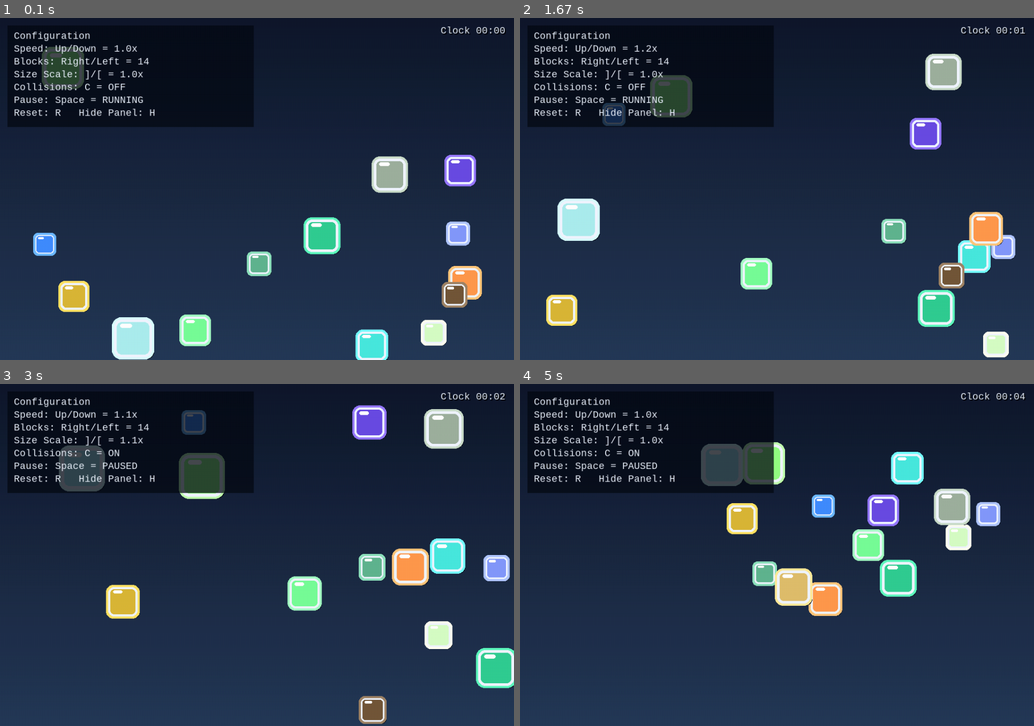
Above: before the commit, frames 1-4 (two rows, left to right).
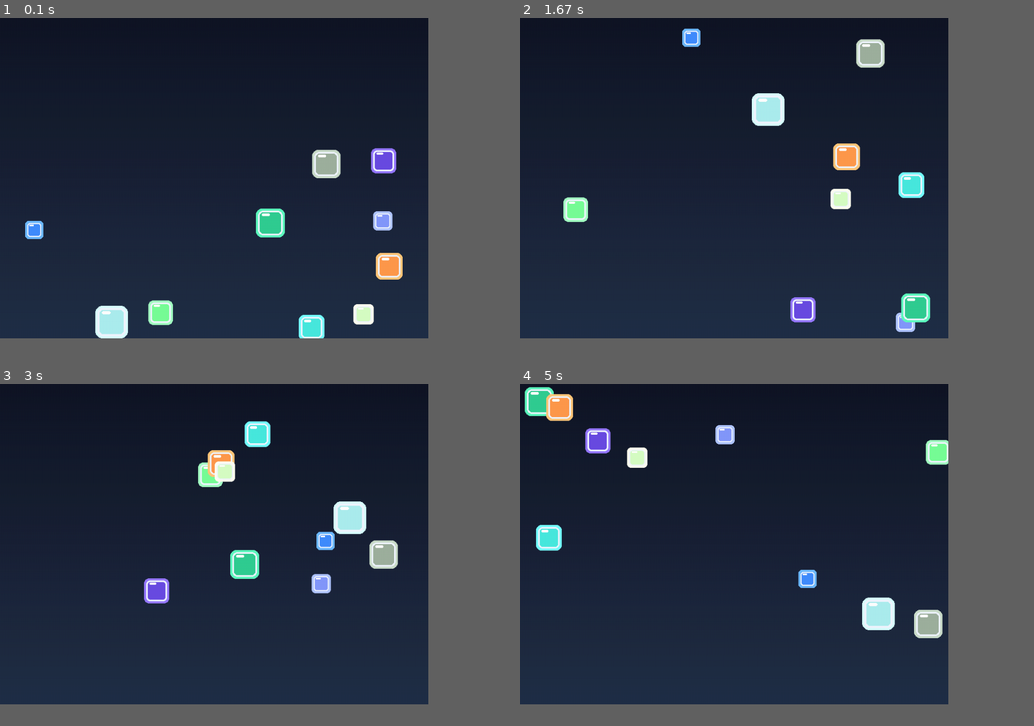
Above: after the commit, the same moments.

Repository: JustinDCosta/lab10-updated-pygame
Game: pygame game, started from main.py
Two runs of this game, one before a commit and one after it. Both use one fixed random seed, a clock stepped at 60 frames per second and the inputs below.
Inputs:
- Up to frame 1 (0.1 s): no input
- Up to frame 2 (1.67 s): tap C at 0.33, 0.82 s; hold Right 0.67-1.13 s; tap Space at 0.73, 1.03, 1.23, 1.57 s; hold R 1.17-1.47 s; hold Up 1.17-1.47 s; hold Up from 1.5 s (still down)
- Up to frame 3 (3 s): release Up at 1.8 s; hold Right 1.83-2.3 s; tap Space at 1.9, 2.2, 2.4, 2.7, 2.97 s; tap C at 1.98 s; hold Left 2.33-2.87 s; hold  from 2.9 s (still down); hold Down from 2.9 s (still down)
- Up to frame 4 (5 s): release  at 3.2 s; release Down at 3.2 s; hold - 3.23-3.53 s; hold Down 3.23-3.53 s; tap Space at 3.3, 3.63, 3.97, 4.27, 4.4, 4.8 s; tap C at 3.38, 4.48 s; hold Down 3.57-3.87 s; hold Left 3.9-4.3 s; hold Up 4.33-4.7 s; hold Right from 4.73 s (still down)
In our replay, the window is 900x600 before the commit and 750x562 after it. These sizes can differ from the game's own. Grey fills any space a smaller window leaves; there, only what the larger window draws over its background counts as a difference.

The runs differ from the first frame. In frame 1, 18% of the frame differs, in the area x 2-100%, y 0-100%; in frame 2, 18%; in frame 3, 19%; in frame 4, 19%.

Commit message:
Revert app to pre-config baseline

Diff:
--- a/main.py
+++ b/main.py
@@ -1,4 +1,4 @@
-"""Pygame app with configurable moving blocks, clock, and optional collisions."""
+"""Pygame app that renders 10 squares moving with random drift and edge bounce."""
 
 from __future__ import annotations
 
@@ -7,43 +7,23 @@
 
 import pygame
 
-SCREEN_WIDTH: int = 960
-SCREEN_HEIGHT: int = 640
-BG_TOP_COLOR: tuple[int, int, int] = (16, 24, 44)
-BG_BOTTOM_COLOR: tuple[int, int, int] = (38, 58, 88)
+SCREEN_WIDTH: int = 800
+SCREEN_HEIGHT: int = 600
+BG_TOP_COLOR: tuple[int, int, int] = (18, 22, 38)
+BG_BOTTOM_COLOR: tuple[int, int, int] = (34, 48, 72)
 FPS: int = 60
 
-SQUARE_COUNT: int = 14
-MIN_SQUARE_COUNT: int = 2
-MAX_SQUARE_COUNT: int = 80
-
-SQUARE_SIZE: int = 42
-SQUARE_MIN_SIZE: int = 24
-SQUARE_MAX_SIZE: int = 72
-MAX_RENDER_SIZE: int = SQUARE_MAX_SIZE * 2
+SQUARE_COUNT: int = 10
+SQUARE_SIZE: int = 30
+SQUARE_MIN_SIZE: int = 18
+SQUARE_MAX_SIZE: int = 54
 SQUARE_BORDER_COLOR: tuple[int, int, int] = (240, 246, 255)
-
 SPEED_MIN: int = 1
 SPEED_MAX: int = 4
-VELOCITY_CAP: float = 8.0
-
-SPEED_SCALE_MIN: float = 0.2
-SPEED_SCALE_MAX: float = 3.0
-SPEED_SCALE_STEP: float = 0.1
-
 COLOR_MIN: int = 50
 COLOR_MAX: int = 255
-
 DRIFT_CHANCE: float = 0.05
 DRIFT_DELTA: float = 0.5
-
-SIZE_SCALE_MIN: float = 0.6
-SIZE_SCALE_MAX: float = 2.0
-SIZE_SCALE_STEP: float = 0.1
-
-HUD_BG_COLOR: tuple[int, int, int, int] = (6, 10, 20, 190)
-HUD_TEXT_COLOR: tuple[int, int, int] = (235, 242, 252)
-HUD_SHADOW_COLOR: tuple[int, int, int] = (0, 0, 0)
 
 
 @dataclass
@@ -56,32 +36,6 @@
     vy: float
     color: tuple[int, int, int]
     size: int = SQUARE_SIZE
-    base_size: int = 0
-
-    def __post_init__(self) -> None:
-        if self.base_size <= 0:
-            self.base_size = self.size
-
-
-@dataclass
-class AppConfig:
-    """Runtime controls that can be changed from keyboard input."""
-
-    speed_multiplier: float = 1.0
-    target_count: int = SQUARE_COUNT
-    size_scale: float = 1.0
-    collisions_enabled: bool = False
-    show_overlay: bool = True
-    paused: bool = False
-
-
-def _clamp(value: float, low: float, high: float) -> float:
-    return max(low, min(high, value))
-
-
-def _clamp_position(square: Square) -> None:
-    square.x = _clamp(square.x, 0, SCREEN_WIDTH - square.size)
-    square.y = _clamp(square.y, 0, SCREEN_HEIGHT - square.size)
 
 
 def create_random_square() -> Square:
@@ -96,30 +50,12 @@
         random.randint(COLOR_MIN, COLOR_MAX),
         random.randint(COLOR_MIN, COLOR_MAX),
     )
-    return Square(x=x, y=y, vx=vx, vy=vy, color=color, size=size, base_size=size)
+    return Square(x=x, y=y, vx=vx, vy=vy, color=color, size=size)
 
 
 def create_squares(count: int) -> list[Square]:
     """Create a list of random squares."""
     return [create_random_square() for _ in range(count)]
-
-
-def sync_square_count(squares: list[Square], target_count: int) -> None:
-    """Grow or shrink the square list to match the target count."""
-    normalized_target = int(_clamp(target_count, MIN_SQUARE_COUNT, MAX_SQUARE_COUNT))
-    while len(squares) < normalized_target:
-        squares.append(create_random_square())
-    while len(squares) > normalized_target:
-        squares.pop()
-
-
-def apply_size_scale(squares: list[Square], size_scale: float) -> None:
-    """Resize squares based on the configured size scale."""
-    scale = _clamp(size_scale, SIZE_SCALE_MIN, SIZE_SCALE_MAX)
-    for square in squares:
-        scaled_size = int(round(square.base_size * scale))
-        square.size = int(_clamp(scaled_size, SQUARE_MIN_SIZE, MAX_RENDER_SIZE))
-        _clamp_position(square)
 
 
 def _apply_boundary(square: Square) -> None:
@@ -138,85 +74,26 @@
         square.vy *= -1
 
 
-def _squares_overlap(a: Square, b: Square) -> bool:
-    return (
-        a.x < b.x + b.size
-        and a.x + a.size > b.x
-        and a.y < b.y + b.size
-        and a.y + a.size > b.y
-    )
-
-
-def _resolve_pair_collision(a: Square, b: Square) -> None:
-    if not _squares_overlap(a, b):
-        return
-
-    overlap_x = min(a.x + a.size - b.x, b.x + b.size - a.x)
-    overlap_y = min(a.y + a.size - b.y, b.y + b.size - a.y)
-    if overlap_x <= 0 or overlap_y <= 0:
-        return
-
-    if overlap_x < overlap_y:
-        separation = overlap_x / 2
-        if a.x < b.x:
-            a.x -= separation
-            b.x += separation
-        else:
-            a.x += separation
-            b.x -= separation
-        a.vx, b.vx = b.vx, a.vx
-    else:
-        separation = overlap_y / 2
-        if a.y < b.y:
-            a.y -= separation
-            b.y += separation
-        else:
-            a.y += separation
-            b.y -= separation
-        a.vy, b.vy = b.vy, a.vy
-
-    _clamp_position(a)
-    _clamp_position(b)
-
-
-def resolve_collisions(squares: list[Square]) -> None:
-    """Resolve collisions across all square pairs."""
-    for i in range(len(squares) - 1):
-        for j in range(i + 1, len(squares)):
-            _resolve_pair_collision(squares[i], squares[j])
-
-
-def update_square(square: Square, speed_multiplier: float = 1.0) -> None:
+def update_square(square: Square) -> None:
     """Advance one square by one frame."""
-    speed = _clamp(speed_multiplier, SPEED_SCALE_MIN, SPEED_SCALE_MAX)
-    square.x += square.vx * speed
-    square.y += square.vy * speed
+    square.x += square.vx
+    square.y += square.vy
 
     if random.random() < DRIFT_CHANCE:
         square.vx += random.uniform(-DRIFT_DELTA, DRIFT_DELTA)
         square.vy += random.uniform(-DRIFT_DELTA, DRIFT_DELTA)
-        square.vx = _clamp(square.vx, -VELOCITY_CAP, VELOCITY_CAP)
-        square.vy = _clamp(square.vy, -VELOCITY_CAP, VELOCITY_CAP)
 
     _apply_boundary(square)
 
 
-def update_squares(
-    squares: list[Square],
-    speed_multiplier: float = 1.0,
-    collisions_enabled: bool = False,
-) -> None:
+def update_squares(squares: list[Square]) -> None:
     """Update all squares each frame."""
     for square in squares:
-        update_square(square, speed_multiplier)
-
-    if collisions_enabled:
-        resolve_collisions(squares)
+        update_square(square)
 
 
-def build_gradient_surface() -> pygame.Surface:
-    """Create a reusable vertical gradient background surface."""
-    gradient = pygame.Surface((SCREEN_WIDTH, SCREEN_HEIGHT))
+def draw_background(screen: pygame.Surface) -> None:
+    """Render a vertical color gradient background."""
     for y in range(SCREEN_HEIGHT):
         ratio = y / max(SCREEN_HEIGHT - 1, 1)
         color = (
@@ -224,19 +101,12 @@
             int(BG_TOP_COLOR[1] + (BG_BOTTOM_COLOR[1] - BG_TOP_COLOR[1]) * ratio),
             int(BG_TOP_COLOR[2] + (BG_BOTTOM_COLOR[2] - BG_TOP_COLOR[2]) * ratio),
         )
-        pygame.draw.line(gradient, color, (0, y), (SCREEN_WIDTH, y))
-    return gradient
-
-
-def draw_background(screen: pygame.Surface, gradient: pygame.Surface) -> None:
-    """Draw the precomputed gradient background."""
-    screen.blit(gradient, (0, 0))
+        pygame.draw.line(screen, color, (0, y), (SCREEN_WIDTH, y))
 
 
 def draw_square(screen: pygame.Surface, square: Square) -> None:
     """Draw one square."""
     rect = pygame.Rect(int(square.x), int(square.y), square.size, square.size)
-    shadow_rect = rect.move(4, 4)
     glow_rect = rect.inflate(8, 8)
     glow_color = (
         min(square.color[0] + 45, 255),
@@ -244,7 +114,6 @@
         min(square.color[2] + 45, 255),
     )
 
-    pygame.draw.rect(screen, (10, 14, 24), shadow_rect, border_radius=max(square.size // 5, 3))
     pygame.draw.rect(screen, glow_color, glow_rect, border_radius=max(square.size // 4, 4))
     pygame.draw.rect(screen, square.color, rect, border_radius=max(square.size // 5, 3))
     pygame.draw.rect(
@@ -270,132 +139,24 @@
         draw_square(screen, square)
 
 
-def _format_elapsed_time(ms: int) -> str:
-    total_seconds = ms // 1000
-    minutes = total_seconds // 60
-    seconds = total_seconds % 60
-    return f"{minutes:02d}:{seconds:02d}"
-
-
-def draw_clock(screen: pygame.Surface, font: pygame.font.Font, elapsed_ms: int) -> None:
-    """Draw running clock in the upper-right corner."""
-    label = font.render(f"Clock { _format_elapsed_time(elapsed_ms) }", True, HUD_TEXT_COLOR)
-    shadow = font.render(f"Clock { _format_elapsed_time(elapsed_ms) }", True, HUD_SHADOW_COLOR)
-    rect = label.get_rect(topright=(SCREEN_WIDTH - 16, 14))
-    screen.blit(shadow, rect.move(2, 2))
-    screen.blit(label, rect)
-
-
-def draw_overlay(
-    screen: pygame.Surface,
-    font: pygame.font.Font,
-    config: AppConfig,
-    square_count: int,
-) -> None:
-    """Render the in-window configuration panel."""
-    panel = pygame.Surface((460, 190), pygame.SRCALPHA)
-    panel.fill(HUD_BG_COLOR)
-    screen.blit(panel, (14, 14))
-
-    collision_text = "ON" if config.collisions_enabled else "OFF"
-    pause_text = "PAUSED" if config.paused else "RUNNING"
-    lines = [
-        "Configuration",
-        f"Speed: Up/Down = {config.speed_multiplier:.1f}x",
-        f"Blocks: Right/Left = {square_count}",
-        f"Size Scale: ]/[ = {config.size_scale:.1f}x",
-        f"Collisions: C = {collision_text}",
-        f"Pause: Space = {pause_text}",
-        "Reset: R   Hide Panel: H",
-    ]
-
-    line_y = 24
-    for text in lines:
-        rendered = font.render(text, True, HUD_TEXT_COLOR)
-        screen.blit(rendered, (26, line_y))
-        line_y += 24
-
-
-def handle_keydown(key: int, config: AppConfig) -> None:
-    """Apply keyboard controls to runtime configuration."""
-    if key == pygame.K_UP:
-        config.speed_multiplier = round(
-            _clamp(config.speed_multiplier + SPEED_SCALE_STEP, SPEED_SCALE_MIN, SPEED_SCALE_MAX),
-            1,
-        )
-    elif key == pygame.K_DOWN:
-        config.speed_multiplier = round(
-            _clamp(config.speed_multiplier - SPEED_SCALE_STEP, SPEED_SCALE_MIN, SPEED_SCALE_MAX),
-            1,
-        )
-    elif key == pygame.K_RIGHT:
-        config.target_count = int(_clamp(config.target_count + 1, MIN_SQUARE_COUNT, MAX_SQUARE_COUNT))
-    elif key == pygame.K_LEFT:
-        config.target_count = int(_clamp(config.target_count - 1, MIN_SQUARE_COUNT, MAX_SQUARE_COUNT))
-    elif key in (pygame.K_RIGHTBRACKET, pygame.K_EQUALS, pygame.K_KP_PLUS):
-        config.size_scale = round(
-            _clamp(config.size_scale + SIZE_SCALE_STEP, SIZE_SCALE_MIN, SIZE_SCALE_MAX),
-            1,
-        )
-    elif key in (pygame.K_LEFTBRACKET, pygame.K_MINUS, pygame.K_KP_MINUS):
-        config.size_scale = round(
-            _clamp(config.size_scale - SIZE_SCALE_STEP, SIZE_SCALE_MIN, SIZE_SCALE_MAX),
-            1,
-        )
-    elif key == pygame.K_c:
-        config.collisions_enabled = not config.collisions_enabled
-    elif key == pygame.K_h:
-        config.show_overlay = not config.show_overlay
-    elif key == pygame.K_SPACE:
-        config.paused = not config.paused
-    elif key == pygame.K_r:
-        config.speed_multiplier = 1.0
-        config.target_count = SQUARE_COUNT
-        config.size_scale = 1.0
-        config.collisions_enabled = False
-        config.paused = False
-
-
 def run() -> None:
     """Main game loop."""
     pygame.init()
     screen = pygame.display.set_mode((SCREEN_WIDTH, SCREEN_HEIGHT))
-    pygame.display.set_caption("Configurable Moving Blocks")
+    pygame.display.set_caption("Random Moving Squares")
     clock = pygame.time.Clock()
-    font = pygame.font.SysFont("consolas", 20)
-    gradient = build_gradient_surface()
 
-    config = AppConfig()
-    squares = create_squares(config.target_count)
-    start_ticks = pygame.time.get_ticks()
-
+    squares = create_squares(SQUARE_COUNT)
     running = True
 
     while running:
         for event in pygame.event.get():
             if event.type == pygame.QUIT:
                 running = False
-            elif event.type == pygame.KEYDOWN:
-                handle_keydown(event.key, config)
 
-        sync_square_count(squares, config.target_count)
-        apply_size_scale(squares, config.size_scale)
-
-        if not config.paused:
-            update_squares(
-                squares,
-                speed_multiplier=config.speed_multiplier,
-                collisions_enabled=config.collisions_enabled,
-            )
-
-        draw_background(screen, gradient)
+        update_squares(squares)
+        draw_background(screen)
         draw_squares(screen, squares)
-
-        elapsed_ms = pygame.time.get_ticks() - start_ticks
-        draw_clock(screen, font, elapsed_ms)
-        if config.show_overlay:
-            draw_overlay(screen, font, config, len(squares))
-
         pygame.display.flip()
 
         clock.tick(FPS)
--- a/test_main.py
+++ b/test_main.py
@@ -18,30 +18,20 @@
     def inflate(self, dx: int, dy: int) -> "DummyRect":
         return DummyRect(self.x - dx // 2, self.y - dy // 2, self.w + dx, self.h + dy)
 
-    def move(self, dx: int, dy: int) -> "DummyRect":
-        return DummyRect(self.x + dx, self.y + dy, self.w, self.h)
-
 
 # Mock pygame before importing main
 pygame_mock = MagicMock()
 pygame_mock.Rect = DummyRect
 sys.modules["pygame"] = pygame_mock
 
-import main as app
-
 from main import (
     Square,
-    apply_size_scale,
     create_random_square,
     create_squares,
     update_square,
     update_squares,
     draw_square,
     draw_squares,
-    sync_square_count,
-    MAX_RENDER_SIZE,
-    MAX_SQUARE_COUNT,
-    MIN_SQUARE_COUNT,
     SCREEN_WIDTH,
     SCREEN_HEIGHT,
     SQUARE_COUNT,
@@ -226,14 +216,6 @@
         # With 5% chance per frame over 200 frames, we should see at least some changes
         assert velocities_changed > 0
 
-    def test_speed_multiplier_affects_distance(self, monkeypatch):
-        """Test that speed multiplier changes travel distance in one update."""
-        monkeypatch.setattr(app.random, "random", lambda: 1.0)
-        square = Square(x=10, y=10, vx=4, vy=2, color=(255, 0, 0))
-        update_square(square, speed_multiplier=2.0)
-        assert square.x == 18
-        assert square.y == 14
-
 
 class TestUpdateSquares:
     """Tests for update_squares function."""
@@ -256,64 +238,6 @@
         squares: list[Square] = []
         update_squares(squares)  # Should not raise
 
-    def test_collision_toggle_changes_behavior(self, monkeypatch):
-        """Test that enabling collisions changes interacting square velocities."""
-        monkeypatch.setattr(app.random, "random", lambda: 1.0)
-
-        no_collision = [
-            Square(x=100, y=120, vx=2, vy=0, color=(255, 0, 0), size=40),
-            Square(x=125, y=120, vx=-2, vy=0, color=(0, 255, 0), size=40),
-        ]
-        update_squares(no_collision, collisions_enabled=False)
-        assert no_collision[0].vx == 2
-        assert no_collision[1].vx == -2
-
-        with_collision = [
-            Square(x=100, y=120, vx=2, vy=0, color=(255, 0, 0), size=40),
-            Square(x=125, y=120, vx=-2, vy=0, color=(0, 255, 0), size=40),
-        ]
-        update_squares(with_collision, collisions_enabled=True)
-        assert with_collision[0].vx < 0
-        assert with_collision[1].vx > 0
-
-
-class TestConfigurationHelpers:
-    """Tests for runtime configuration helpers."""
-
-    def test_sync_square_count_increase_and_decrease(self):
-        """Test square count sync helper for both directions."""
-        squares = create_squares(4)
-        sync_square_count(squares, 9)
-        assert len(squares) == 9
-
-        sync_square_count(squares, 3)
-        assert len(squares) == 3
-
-    def test_sync_square_count_clamps_to_limits(self):
-        """Test target count clamping to configured min/max values."""
-        squares = create_squares(4)
-
-        sync_square_count(squares, -100)
-        assert len(squares) == MIN_SQUARE_COUNT
-
-        sync_square_count(squares, 1000)
-        assert len(squares) == MAX_SQUARE_COUNT
-
-    def test_apply_size_scale_respects_bounds(self):
-        """Test size scaling while preserving configured min/max render bounds."""
-        squares = [
-            Square(x=50, y=50, vx=1, vy=1, color=(255, 0, 0), size=24, base_size=24),
-            Square(x=120, y=120, vx=1, vy=1, color=(0, 255, 0), size=72, base_size=72),
-        ]
-
-        apply_size_scale(squares, 2.0)
-        assert 24 <= squares[0].size <= MAX_RENDER_SIZE
-        assert 24 <= squares[1].size <= MAX_RENDER_SIZE
-
-        apply_size_scale(squares, 0.1)
-        assert squares[0].size >= SQUARE_MIN_SIZE
-        assert squares[1].size >= SQUARE_MIN_SIZE
-
 
 class TestDrawSquare:
     """Tests for draw_square function."""
Not shown, changed: JOURNAL.md
